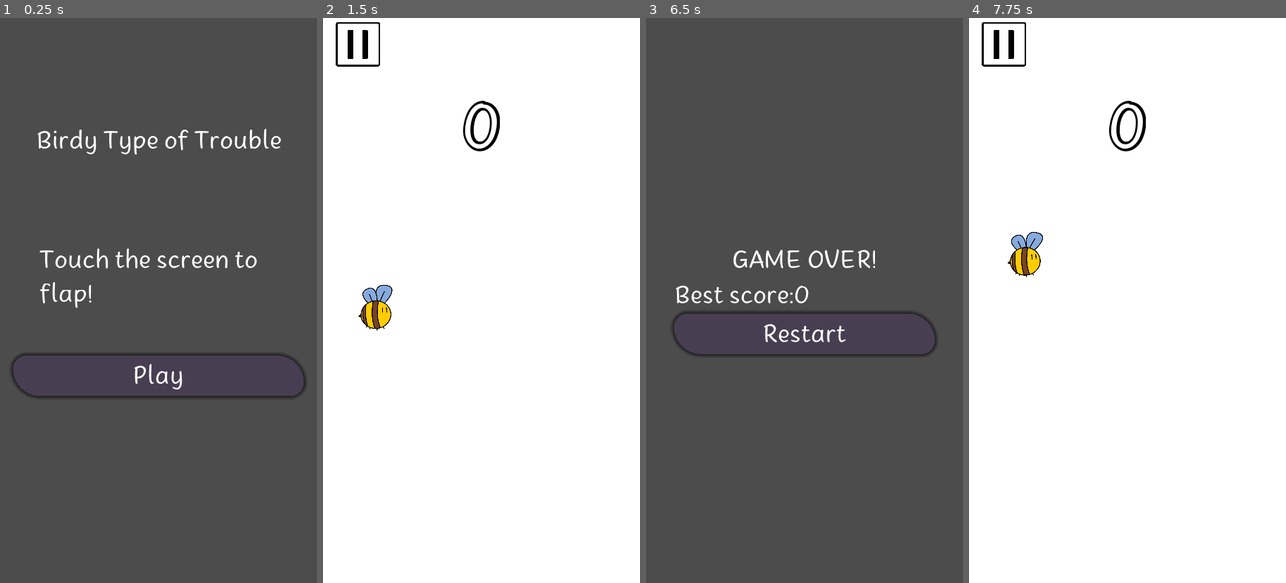
Above: before the commit, frames 1-4 (left to right).
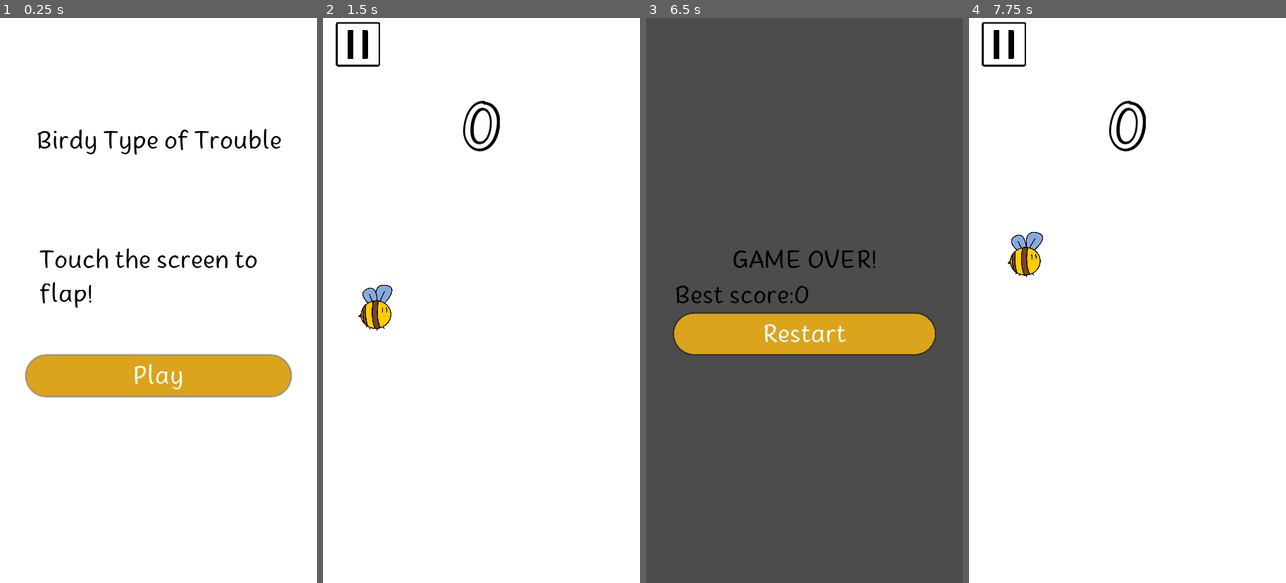
Above: after the commit, the same moments.

Repository: mshayden1998/Birdy-Type-of-Trouble
Game: Godot game, scene res://interface/MainMenu.tscn
Two runs of this game, one before a commit and one after it. Both use one fixed random seed, a clock stepped at 60 frames per second and the inputs below.
Inputs (mouse positions are in pixels of both pictures, inside the frame that each line leads up to):
- Up to frame 1 (0.25 s): no input
- Up to frame 2 (1.5 s): click "Play" at 0.5 s; click (357, 46) at 1.25 s
- Up to frame 3 (6.5 s): move the mouse to (874, 272) at 2.02 s; hold W (player_up) 2.03-2.78 s; click (874, 272) at 2.17 s; move the mouse to (741, 328) at 2.77 s; move the mouse to (836, 176) at 3.52 s; hold W (player_up) 3.53-5.03 s; tap Enter at 4.25, 5.75 s; move the mouse to (788, 413) at 4.27 s; click (788, 413) at 4.42 s; tap Space at 5 s; move the mouse to (899, 385) at 5.02 s; move the mouse to (709, 215) at 5.77 s
- Up to frame 4 (7.75 s): click "Restart" at 6.5 s; move the mouse to (1143, 300) at 7.27 s; click (1143, 300) at 7.42 s

The runs differ from the first frame. In frame 1, 100% of the frame differs, in the area x 0-100%, y 0-100%; in frame 2, nothing differs; in frame 3, 6.6%; in frame 4, nothing differs.

Commit message:
interface update

Diff:
--- a/interface/InGame.tscn
+++ b/interface/InGame.tscn
@@ -25,6 +25,7 @@
 margin_top = -90.0
 margin_right = 44.0
 margin_bottom = 90.0
+custom_colors/font_color = Color( 1, 1, 1, 1 )
 custom_fonts/font = SubResource( 1 )
 text = "0"
 align = 1
--- a/interface/MainMenu.tscn
+++ b/interface/MainMenu.tscn
@@ -14,6 +14,10 @@
 margin_bottom = 640.0
 theme = ExtResource( 1 )
 script = ExtResource( 2 )
+
+[node name="Panel" type="Panel" parent="."]
+anchor_right = 1.0
+anchor_bottom = 1.0
 
 [node name="Instructions" type="Label" parent="."]
 anchor_left = 0.5
@@ -42,9 +46,9 @@
 anchor_top = 1.0
 anchor_right = 1.0
 anchor_bottom = 1.0
-margin_left = 30.0
+margin_left = 60.0
 margin_top = -515.0
-margin_right = -30.0
+margin_right = -60.0
 
 [node name="BestScore" type="Label" parent="VBoxContainer"]
 visible = false
@@ -66,7 +70,7 @@
 text = "BTN_NORMAL"
 
 [node name="Play" type="Button" parent="VBoxContainer"]
-margin_right = 660.0
+margin_right = 600.0
 margin_bottom = 91.0
 text = "BTN_PLAY"
 
--- a/interface/PauseMenu.tscn
+++ b/interface/PauseMenu.tscn
@@ -11,7 +11,6 @@
 script = ExtResource( 3 )
 
 [node name="Resume" type="Button" parent="."]
-visible = false
 anchor_left = 0.5
 anchor_top = 0.5
 anchor_right = 0.5
--- a/interface/theme.tres
+++ b/interface/theme.tres
@@ -1,33 +1,46 @@
-[gd_resource type="Theme" load_steps=6 format=2]
+[gd_resource type="Theme" load_steps=7 format=2]
 
 [ext_resource path="res://interface/NotesSans-Free.otf" type="DynamicFontData" id=1]
 
 [sub_resource type="StyleBoxFlat" id=3]
-bg_color = Color( 0.213333, 0.184479, 0.242188, 1 )
-corner_radius_top_left = 100
-corner_radius_top_right = 200
-corner_radius_bottom_right = 100
-corner_radius_bottom_left = 200
-shadow_size = 10
+bg_color = Color( 0.862745, 0.639216, 0.109804, 1 )
+border_width_left = 6
+border_width_top = 6
+border_width_right = 6
+border_width_bottom = 6
+border_color = Color( 0, 0, 0, 1 )
+corner_radius_top_left = 300
+corner_radius_top_right = 300
+corner_radius_bottom_right = 300
+corner_radius_bottom_left = 300
+shadow_size = 5
 
 [sub_resource type="StyleBoxFlat" id=2]
 content_margin_left = 12.0
 content_margin_right = 12.0
 content_margin_top = 8.0
 content_margin_bottom = 8.0
-bg_color = Color( 0.282353, 0.243137, 0.321569, 1 )
-corner_radius_top_left = 100
-corner_radius_top_right = 200
-corner_radius_bottom_right = 100
-corner_radius_bottom_left = 200
-shadow_size = 10
+bg_color = Color( 0.862745, 0.639216, 0.109804, 1 )
+corner_radius_top_left = 300
+corner_radius_top_right = 300
+corner_radius_bottom_right = 300
+corner_radius_bottom_left = 300
+shadow_size = 5
 
 [sub_resource type="StyleBoxFlat" id=4]
-bg_color = Color( 0.768627, 0.662745, 0.85098, 1 )
-corner_radius_top_left = 100
-corner_radius_top_right = 200
-corner_radius_bottom_right = 100
-corner_radius_bottom_left = 200
+bg_color = Color( 0.710938, 0.52791, 0.0944214, 1 )
+border_width_left = 6
+border_width_top = 6
+border_width_right = 6
+border_width_bottom = 6
+border_color = Color( 0.40625, 0.301663, 0.0539551, 1 )
+corner_radius_top_left = 300
+corner_radius_top_right = 300
+corner_radius_bottom_right = 300
+corner_radius_bottom_left = 300
+
+[sub_resource type="StyleBoxFlat" id=5]
+bg_color = Color( 1, 1, 1, 1 )
 
 [sub_resource type="DynamicFont" id=1]
 size = 62
@@ -40,3 +53,5 @@
 Button/styles/hover = SubResource( 3 )
 Button/styles/normal = SubResource( 2 )
 Button/styles/pressed = SubResource( 4 )
+Label/colors/font_color = Color( 0, 0, 0, 1 )
+Panel/styles/panel = SubResource( 5 )
